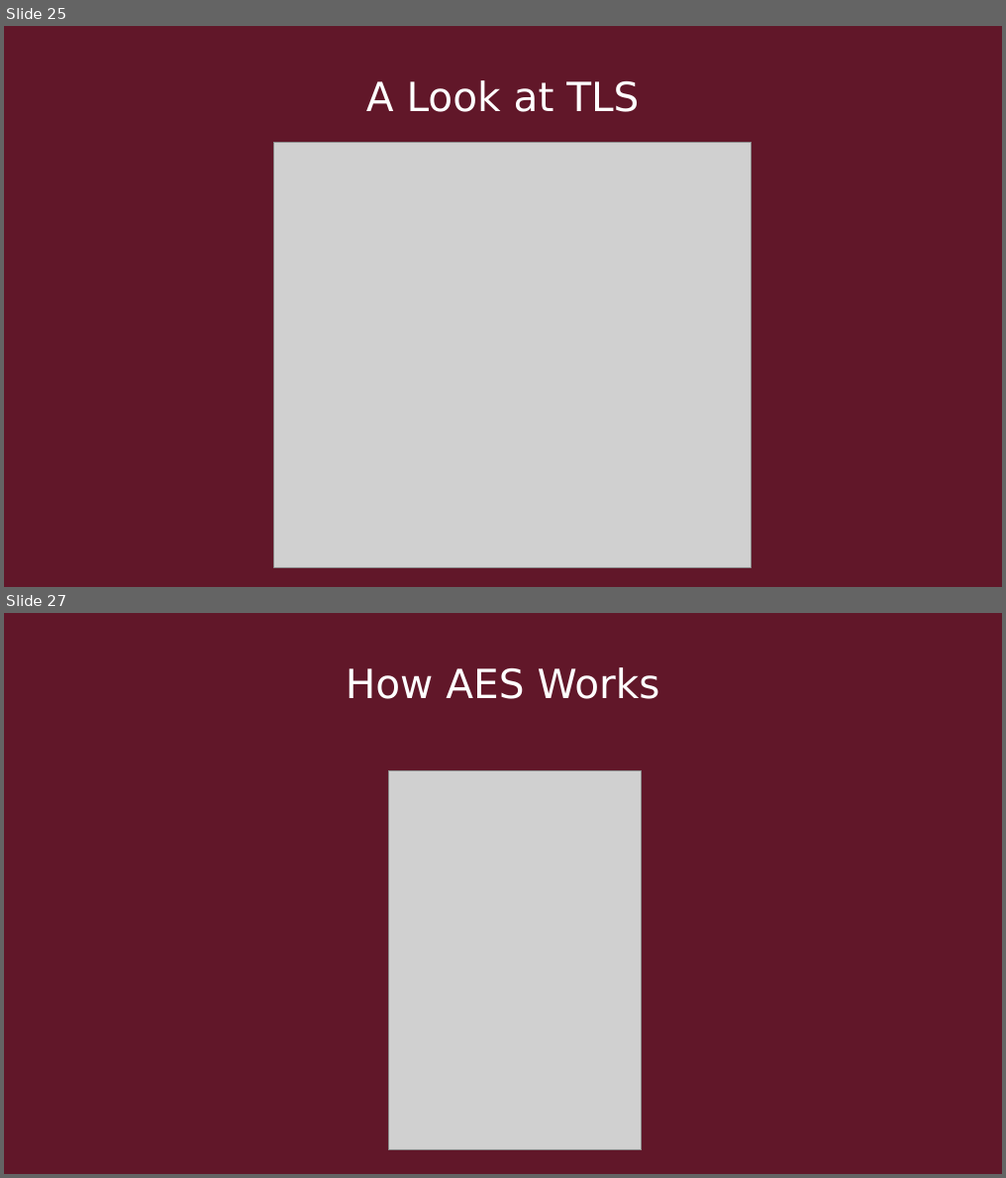
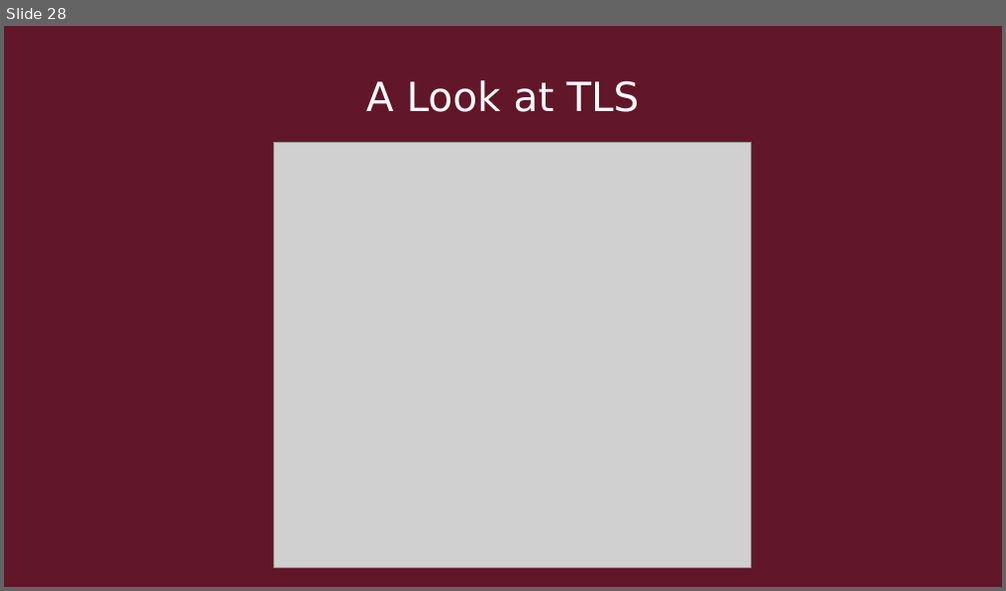
Before and after one commit to Quin-Darcy/seccom, a slide deck: presentation/cryptography_and_network_protocols.odp. Shown one above the other, each under a label of ours: slides 25 and 27 before the commit, slide 28 after it; the slides between them are not shown. The pictures are 1006x1178 and 1006x591 pixels, drawn with LibreOffice and Linux fonts; fonts in the diff are those of the drawing; grey boxes stand for pictures. Boxes give left, top, right and bottom in pixels: in the first picture for what was removed or moved away, otherwise in the second. Text is boxed around its words. In the diff, an @@ line names an element or a change of style, - is before the commit and + after.

```diff
--- a/presentation/cryptography_and_network_protocols.odp
+++ b/presentation/cryptography_and_network_protocols.odp
@@ slide 27 removed at [4,613,1002,1174], background #611729 @@
@@ title removed at [346,667,660,699] @@
-How AES Works
@@ picture removed at [389,771,642,1151] @@
@@ what was slide 25 is now slide 28 @@
```
Also in this commit, not shown: 7 slides changed, 4 slides added, 7 other slides removed, 1 other file.
